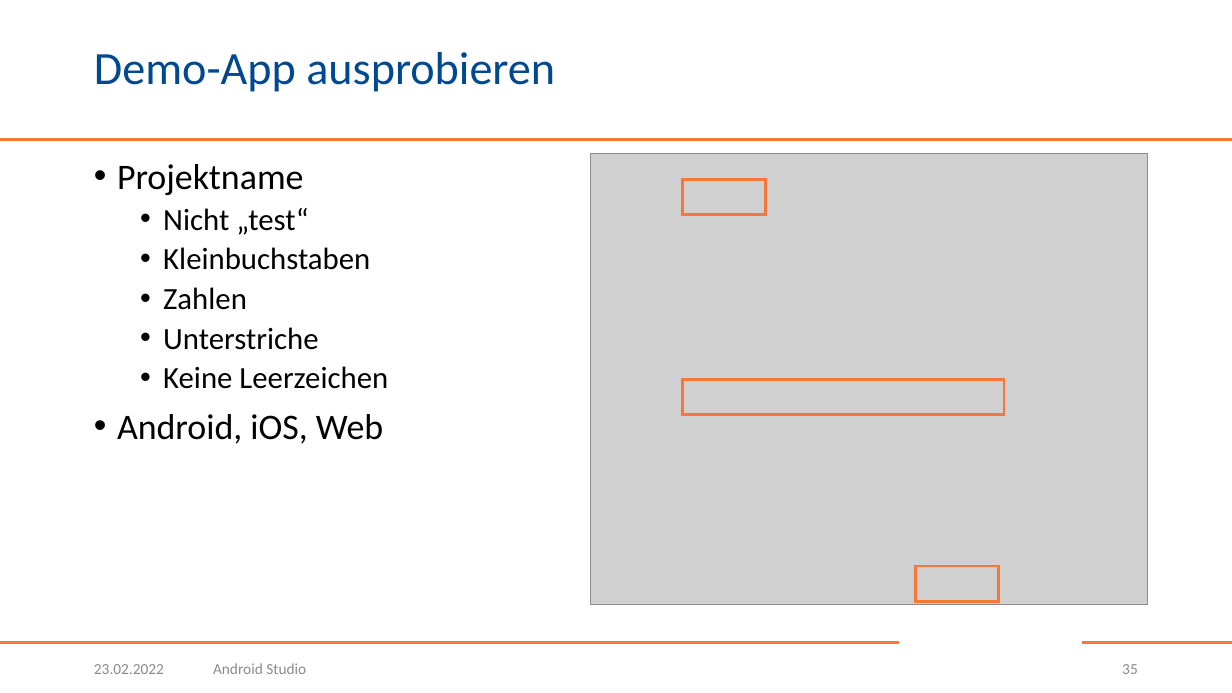
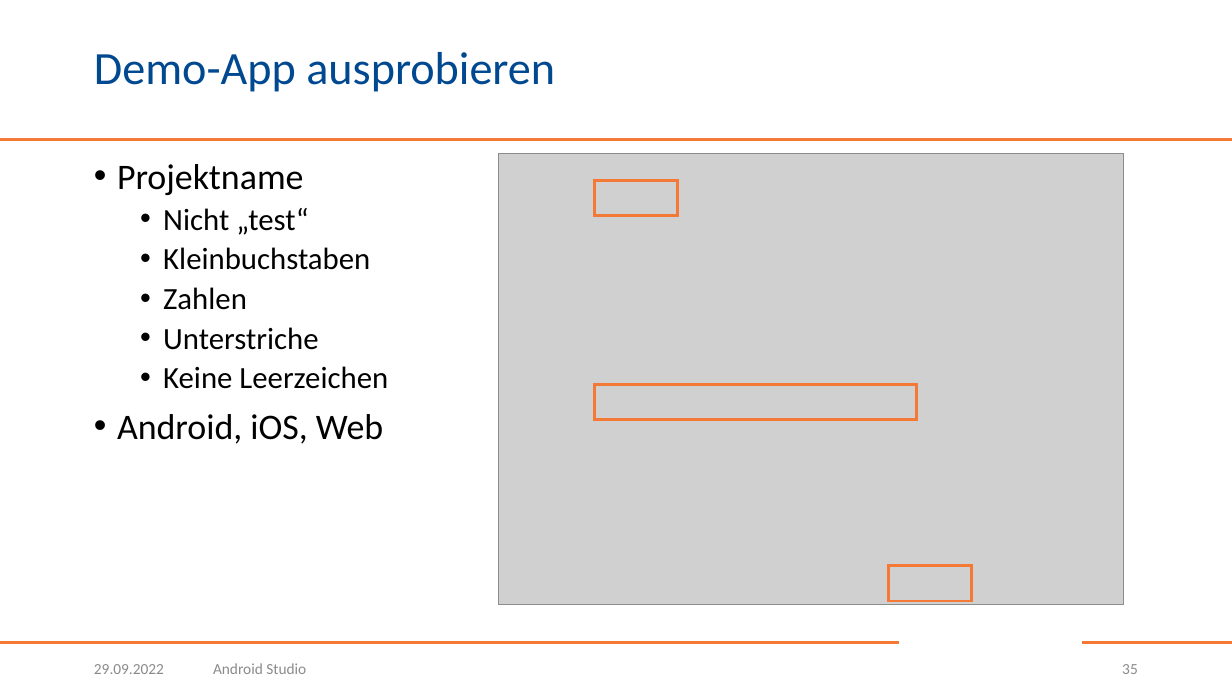
Before and after one commit to BogyMitutoyoCTL/BOGY-App-2022-10, a slide deck: slide 35 of AndroidStudio.pptx. Drawn at 1232x693 pixels with LibreOffice and Linux fonts; fonts in the diff are those of the drawing; grey boxes stand for pictures; background and template pictures are left out. Boxes give left, top, right and bottom in pixels: in the first picture for what was removed or moved away, otherwise in the second. Text is boxed around its words. In the diff, an @@ line names an element or a change of style, - is before the commit and + after.

```diff
--- a/AndroidStudio.pptx
+++ b/AndroidStudio.pptx
@@ picture: place and size @@
-picture at <box>591,153,1148,604</box>
+picture at <box>499,153,1124,605</box>
@@ rectangle: place and size @@
-rectangle at <box>683,179,766,214</box>
+rectangle at <box>595,180,678,215</box>
@@ rectangle: place and size @@
-rectangle at <box>683,379,1005,414</box>
+rectangle at <box>595,384,917,420</box>
@@ rectangle: place and size @@
-rectangle at <box>915,567,998,602</box>
+rectangle at <box>888,566,971,601</box>
@@ text at <box>94,664,164,674</box>: text changed @@
-23.02.2022
+29.09.2022
```
Also in this commit, not shown: 47 other slides changed, 7 slides added.
